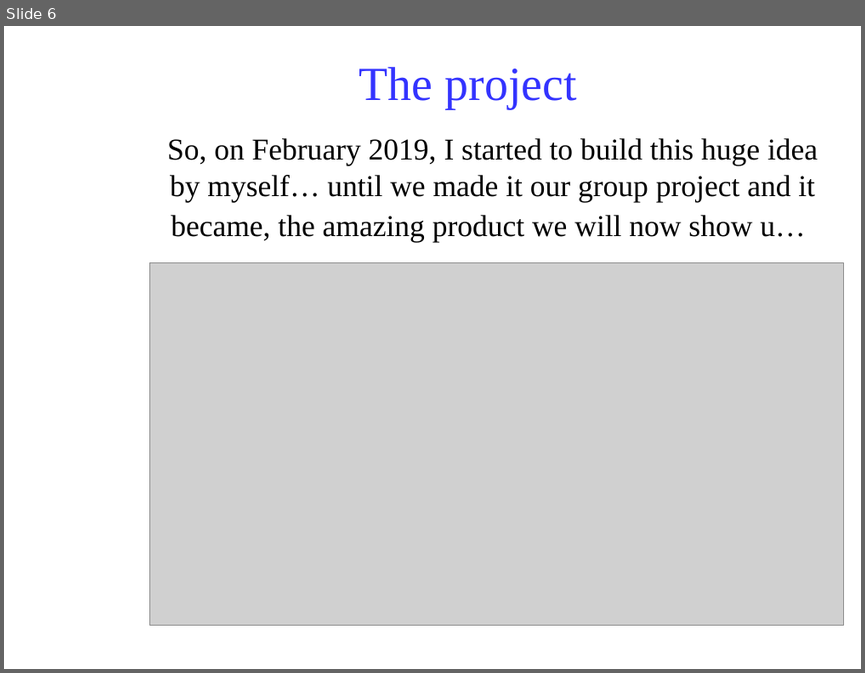
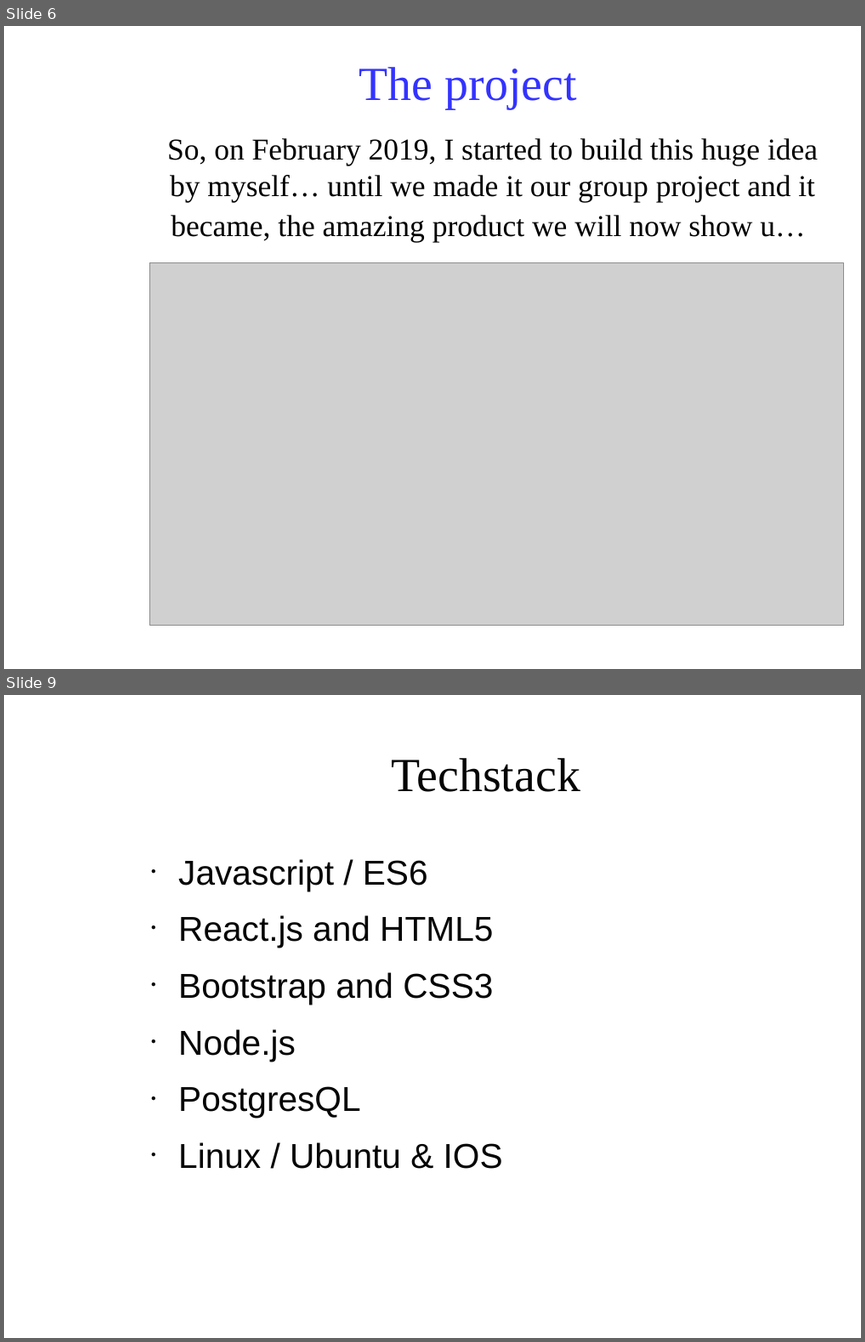
Before and after one commit to Klarala13/collectivity, a slide deck: Presentation/collectivity.odp. Shown one above the other, each under a label of ours: slide 6 before the commit, slides 6 and 9 after it; the slides between them are not shown. The pictures are 865x673 and 865x1342 pixels, drawn with LibreOffice and Linux fonts; fonts in the diff are those of the drawing; grey boxes stand for pictures; background and template pictures are left out. Boxes give left, top, right and bottom in pixels: in the first picture for what was removed or moved away, otherwise in the second. Text is boxed around its words. In the diff, an @@ line names an element or a change of style, - is before the commit and + after.

Commit message:
presentation update

```diff
--- a/Presentation/collectivity.odp
+++ b/Presentation/collectivity.odp
@@ slide 9 added at (4,695,861,1338), background picture (left out) @@
@@ title added at (392,758,580,792), 44 pt, text #050505 @@
+Techstack
@@ text added at (178,859,503,1168), 32 pt, text #050505 @@
+● Javascript / ES6
+● React.js and HTML5
+● Bootstrap and CSS3
+● Node.js
+● PostgresQL
+● Linux / Ubuntu & IOS
```
Also in this commit, not shown: 3 other slides added, 2 other files.
